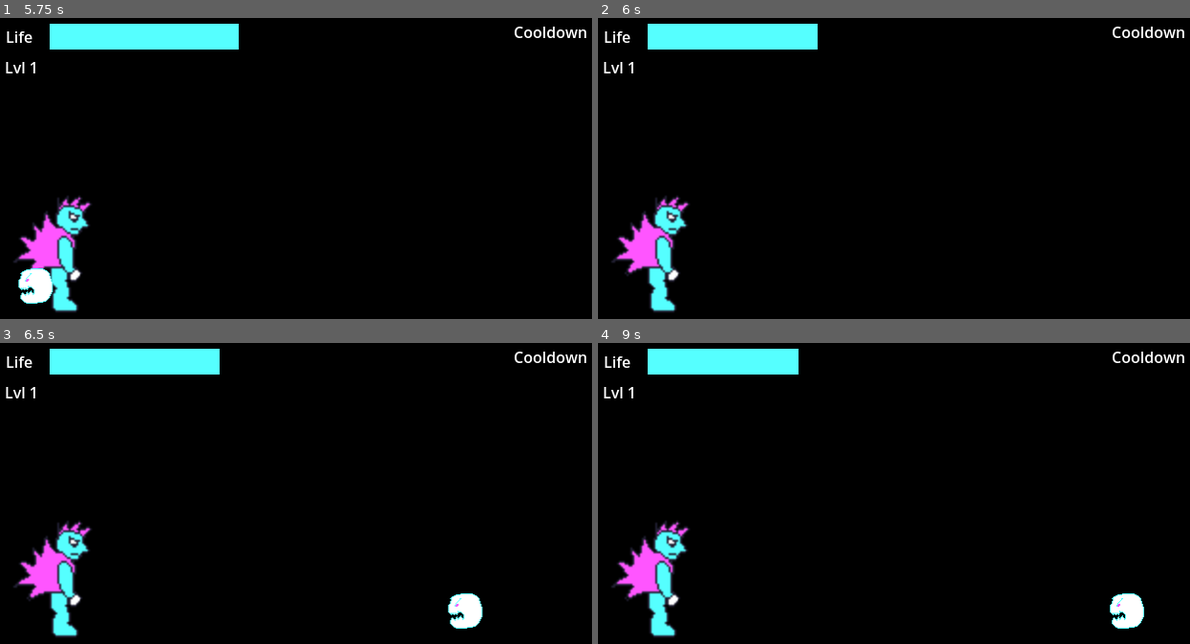
Above: before the commit, frames 1-4 (two rows, left to right).
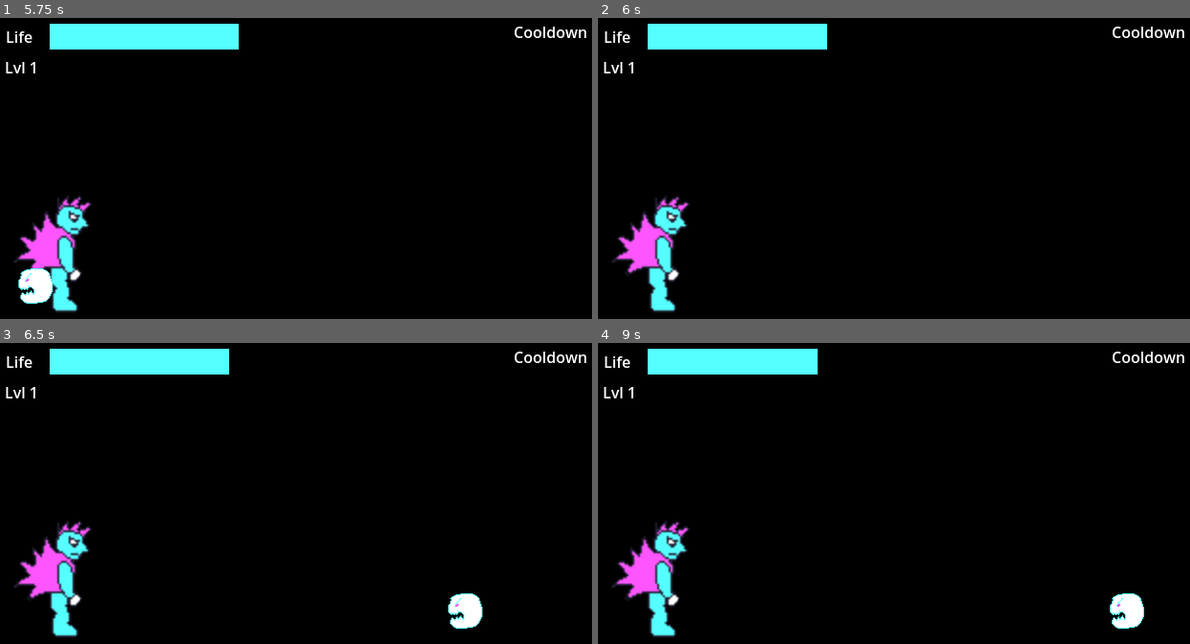
Above: after the commit, the same moments.

Repository: charro/secretpowers
Game: Godot game, scene res://main.tscn
The game is run twice, just before and just after one commit, with the same random seed, the same clock (stepped at 60 frames per second) and the same inputs.
Inputs:
- Up to frame 1 (5.75 s): tap Ctrl (first) at 0.6, 2.85, 5.1 s; tap Enter at 1.25, 2.75 s; tap Shift (second) at 1.35, 3.6 s; tap Space at 2 s; tap Alt (third) at 2.1, 4.35 s
- Up to frame 2 (6 s): tap Shift (second) at 5.85 s
- Up to frame 3 (6.5 s): no input
- Up to frame 4 (9 s): tap one key every 0.75 s from 6.6 s: Alt (third) Ctrl (first) Shift (second) Alt (third)

Frame 1 is identical in both runs. In frame 2, 0.1% of the frame differs, in the area x 37-39%, y 1-11%; in frame 3, 0.1%; in frame 4, 0.3%, in the area x 33-38%, y 1-11%.

Commit message:
Spawn Different enemies per level

Diff:
--- a/foe/foe.gd
+++ b/foe/foe.gd
@@ -11,14 +11,12 @@
 
 var current_state
 
-signal killed
-signal survived
+signal killed(this: Foe)
+signal survived(this: Foe)
 signal megapunched(this: Foe)
 
 # Called when the node enters the scene tree for the first time.
 func _ready() -> void:
-	var frames =preload("res://foe/sprite_frames/foe.tres")
-	$AnimatedSprite2D.sprite_frames = frames
 	life = max_life
 	velocity = max_velocity
 	move()
@@ -26,17 +24,19 @@
 # Called every frame. 'delta' is the elapsed time since the previous frame.
 func _process(delta: float) -> void:
 	if current_state == STATES.MOVE:
+		if velocity == 0:
+			velocity = max_velocity
 		position.x = position.x - velocity * delta
 	check_if_survived()
 
 func attacked():
 	life = clampi(life - 1, 0, max_life)
-	velocity = clampf(velocity * 0.7, 0, max_velocity)
+	velocity = clampf(velocity * 0.7, 50, max_velocity)
 	position.x = position.x + 10
 	$AnimationPlayer.play("attacked")
 	if life == 0:
 		queue_free()
-		killed.emit()
+		killed.emit(self)
 
 func stop():
 	current_state = STATES.STOP
@@ -46,7 +46,7 @@
 
 func check_if_survived():
 	if position.x < 0:
-		survived.emit()
+		survived.emit(self)
 		queue_free()
 
 func secret_power(power: SecretPowerChecker.SECRET_POWERS):
@@ -57,3 +57,8 @@
 			attacked()
 		SecretPowerChecker.SECRET_POWERS.MEGA_PUNCH:
 			megapunched.emit(self)
+
+func set_foe_values(new_max_life: int, new_max_velocity: int, sprite_frames: SpriteFrames):
+	max_life = new_max_life
+	max_velocity = new_max_velocity
+	$AnimatedSprite2D.sprite_frames = sprite_frames
--- a/foe_spawn_timer.gd
+++ b/foe_spawn_timer.gd
@@ -13,4 +13,4 @@
 
 
 func _on_timeout() -> void:
-	wait_time = randf_range(0, max_wait_time)
+	wait_time = clampf(randf_range(0, max_wait_time), 0.3, 7)
--- a/main.gd
+++ b/main.gd
@@ -6,7 +6,10 @@
 var accumulated_points: int = 0
 var points_in_this_level = 0
 var level: int = 0
-var points_to_reach_next_level: Array[Variant] = [1, 5, 10, 100, 200, 300]
+var points_to_reach_next_level: Array[Variant] = [5, 200, 400, 800]
+
+var foe_sprites = preload("res://foe/sprite_frames/foe.tres")
+var elplumas_sprites = preload("res://foe/sprite_frames/elplumas.tres")
 
 # Called when the node enters the scene tree for the first time.
 func _ready() -> void:
@@ -20,7 +23,7 @@
 	_spawn_new_enemy()
 
 func _spawn_new_enemy() -> void:
-	var new_enemy = foe_scene.instantiate()
+	var new_enemy = _create_foe_for_current_level()
 	new_enemy.position = $FoesSpawningPoint.position
 	add_child(new_enemy)
 	new_enemy.add_to_group("foes")
@@ -29,38 +32,50 @@
 	new_enemy.survived.connect(_on_enemy_survived)
 	new_enemy.megapunched.connect(_on_foe_megapunched)
 
-func _on_enemy_killed() -> void:
-	points_in_this_level = points_in_this_level + 1
+func _on_enemy_killed(foe: Foe) -> void:
+	points_in_this_level = points_in_this_level + foe.max_life
 	$UI.set_points(points_in_this_level)
 	_check_if_next_level()
 
-func _on_enemy_survived() -> void:
-	life = life - 1
+func _on_enemy_survived(foe: Foe) -> void:
+	life = life - foe.max_life
 	$UI.set_life(life)
 	_check_if_dead()
 
 func _check_if_dead():
 	if life < 1:
-		$UI.show_dead()
+		$UI.game_over()
+		stop_the_world()
 		$FoeSpawnTimer.stop()
 
 func _check_if_next_level():
+	# Level UP
 	if accumulated_points + points_in_this_level >= points_to_reach_next_level[level]:
+		_level_up()
+
+func _level_up():
+	# We're in max level, YOU WIN
+	if level == points_to_reach_next_level.size() - 1:
+		stop_the_world()
+		$UI.game_won()
+	else:
 		accumulated_points += points_in_this_level
 		points_in_this_level = 0
 		var points_needed_for_next_level = \
 				points_to_reach_next_level[level + 1] - points_to_reach_next_level[level]
 		var keys_on_new_power = $SecretPowerChecker.get_keys_on_secret_power(level)
+
 		level += 1
+		$FoeSpawnTimer.max_wait_time = 3 * level
 		$Player.level = level
 		$UI.level_up(level, points_needed_for_next_level, keys_on_new_power)
 		$SecretPowerChecker.new_power_unblocked()
 		stop_the_world()
+		$StopTheWorldTimer.start()
 
 func stop_the_world():
 	_stop_foes()
 	_stop_player()
-	$StopTheWorldTimer.start()
 
 func _stop_foes():
 	get_tree().call_group("moving", "stop")
@@ -90,8 +105,20 @@
 
 func _on_secret_power_checker_new_secret_power_found() -> void:
 	stop_the_world()
+	$StopTheWorldTimer.start()
 
 func _on_foe_megapunched(foe: Foe):
 	var tween = create_tween()
 	tween.tween_property(foe, "position", $MegapunchTopPoint.position, 0.5)
 	tween.tween_property(foe, "position", $FoesSpawningPoint.position, 0.2)
+
+func _create_foe_for_current_level() -> Foe :
+	var foe: Foe = foe_scene.instantiate()
+	match level:
+		1:
+			foe.set_foe_values(15, 250, elplumas_sprites)
+		2:
+			foe.set_foe_values(40, 150, elplumas_sprites)
+		3:
+			foe.set_foe_values(80, 100, elplumas_sprites)
+	return foe
--- a/main.tscn
+++ b/main.tscn
@@ -13,7 +13,7 @@
 script = ExtResource("1_m8662")
 foe_scene = ExtResource("2_kqppx")
 kameamea_scene = ExtResource("3_16e0g")
-life = 10
+life = 100
 
 [node name="SecretPowerChecker" type="Node2D" parent="."]
 script = ExtResource("3_j86wd")
@@ -33,7 +33,7 @@
 
 [node name="ThirdSecretPower" parent="SecretPowerChecker/SecretPowers" instance=ExtResource("4_pspov")]
 secret_power_id = 2
-keys_combination = Array[int]([2, 2, 2])
+keys_combination = Array[int]([2, 1, 2])
 
 [node name="Player" parent="." node_paths=PackedStringArray("secret_power_checker") groups=["moving"] instance=ExtResource("1_vk8qf")]
 position = Vector2(64, 247)
--- a/secret_power_checker.gd
+++ b/secret_power_checker.gd
@@ -60,6 +60,7 @@
 		secret_powers_found.append(secret_power)
 		$"../UI".new_secret_power_found(secret_power, current_actions_sequence)
 		new_secret_power_found.emit()
+		current_actions_sequence.clear()
 
 	# Apply the secret power to all foes in screen
 	get_tree().call_group("touching_player", "secret_power", str(secret_power))
--- a/ui/UI.tscn
+++ b/ui/UI.tscn
@@ -32,16 +32,18 @@
 grow_vertical = 2
 script = ExtResource("1_up53w")
 
-[node name="GameOver" type="Label" parent="."]
-visible = false
-layout_mode = 0
-offset_left = 165.0
-offset_top = 91.0
-offset_right = 451.0
-offset_bottom = 165.0
+[node name="GameResult" type="Label" parent="."]
+visible = false
+layout_mode = 0
+offset_left = 105.0
+offset_top = 67.0
+offset_right = 554.0
+offset_bottom = 273.0
 theme_override_colors/font_color = Color(1, 0.333333, 1, 1)
 theme_override_font_sizes/font_size = 50
 text = "GAME OVER"
+horizontal_alignment = 1
+vertical_alignment = 1
 
 [node name="ProgressBar" type="ProgressBar" parent="."]
 layout_mode = 0
@@ -51,8 +53,6 @@
 offset_bottom = 69.0
 theme_override_styles/background = SubResource("StyleBoxFlat_lr8c5")
 theme_override_styles/fill = SubResource("StyleBoxFlat_1knen")
-max_value = 10.0
-step = 1.0
 show_percentage = false
 
 [node name="LifeBar" type="ProgressBar" parent="."]
@@ -63,9 +63,6 @@
 offset_bottom = 35.0
 theme_override_styles/background = SubResource("StyleBoxFlat_lr8c5")
 theme_override_styles/fill = SubResource("StyleBoxFlat_fsm5t")
-max_value = 10.0
-step = -1.0
-value = 10.0
 show_percentage = false
 
 [node name="CooldownBar" type="ProgressBar" parent="."]
@@ -104,6 +101,7 @@
 
 [node name="CustomLabel" type="Label" parent="NewSecretPowerPanel"]
 visible = false
+layout_mode = 0
 offset_left = 58.0
 offset_top = 40.0
 offset_right = 441.0
--- a/ui/ui.gd
+++ b/ui/ui.gd
@@ -14,11 +14,16 @@
 func set_life(life: int):
 	$LifeBar.value = life
 
-func show_dead():
-	$GameOver.visible = true
+func game_over():
+	$GameResult.text = "GAME OVER"
+	$GameResult.visible = true
+
+func game_won():
+	$GameResult.text = "CONGRATS !!\n YOU WON!!"
+	$GameResult.visible = true
 
 func hide_pop_ups():
-	$GameOver.visible = false
+	$GameResult.visible = false
 	$NewSecretPowerPanel.visible = false
 	$SecretPowerFound.visible = false
 
